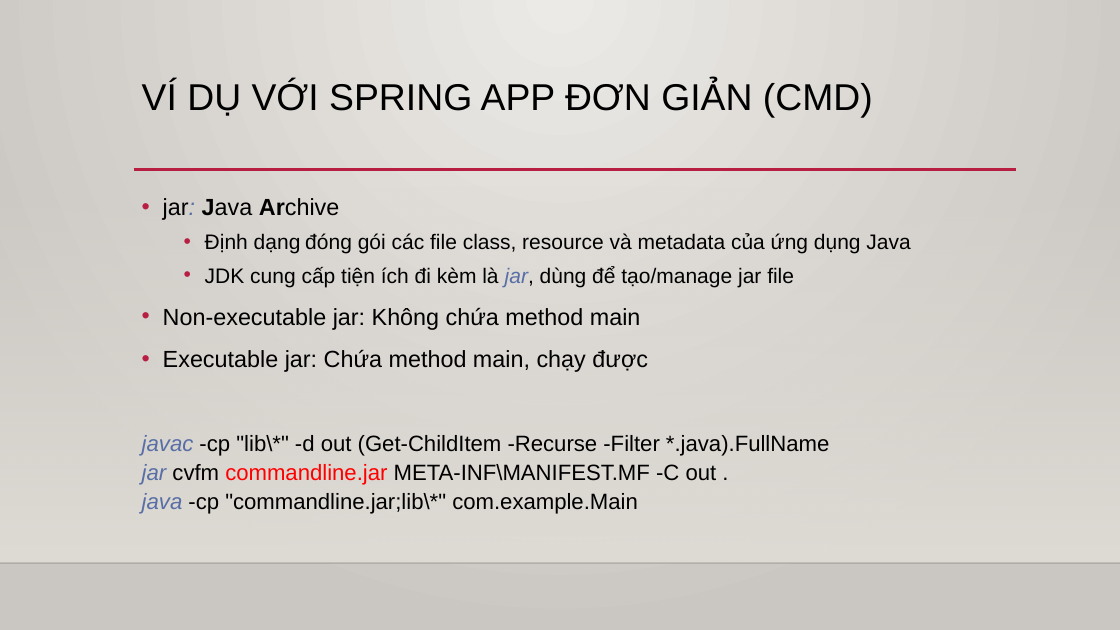
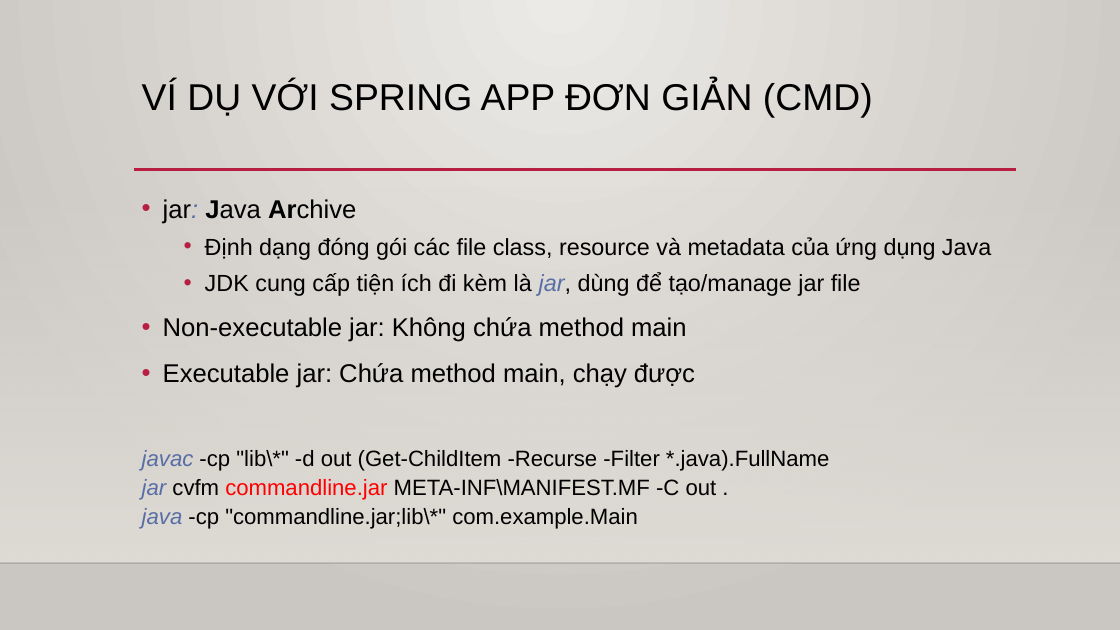
Before and after one commit to anaconda875/command-line, a slide deck: slide 5 of Basic Java.pptx. Drawn at 1120x630 pixels with LibreOffice and Linux fonts; fonts in the diff are those of the drawing; background and template pictures are left out. Boxes give left, top, right and bottom in pixels: in the first picture for what was removed or moved away, otherwise in the second. Text is boxed around its words. In the diff, an @@ line names an element or a change of style, - is before the commit and + after.

Commit message:
chore

```diff
--- a/Basic Java.pptx
+++ b/Basic Java.pptx
@@ text at box(163, 199, 991, 388): size 20 to 22 pt in "jar: Java Archive", "Non-executable jar: Không chứa method main", "Executable jar: Chứa method main, chạy được"; size 18 to 20 pt in "Định dạng đóng gói các file class, ...", "JDK cung cấp tiện ích đi kèm ..." @@
```
